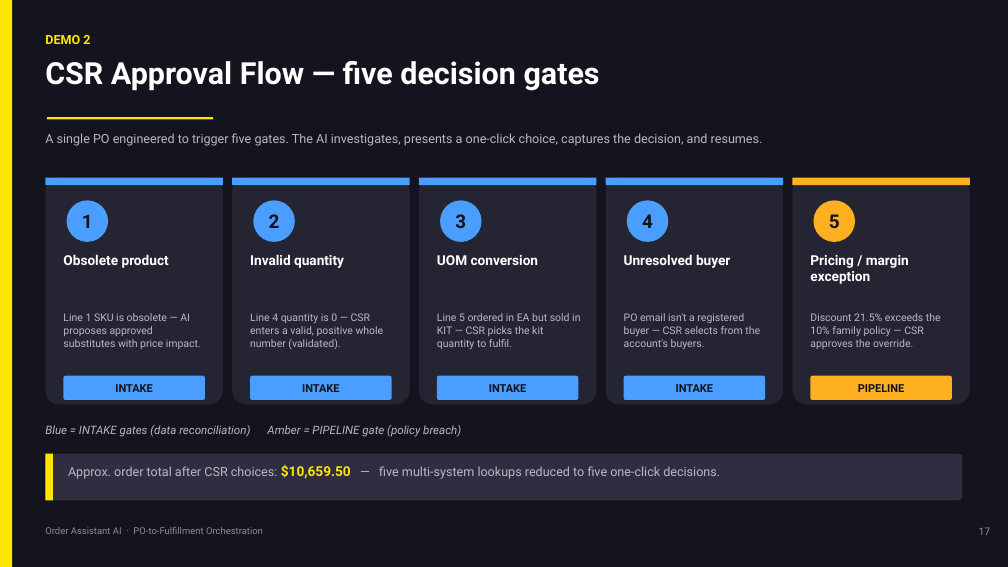
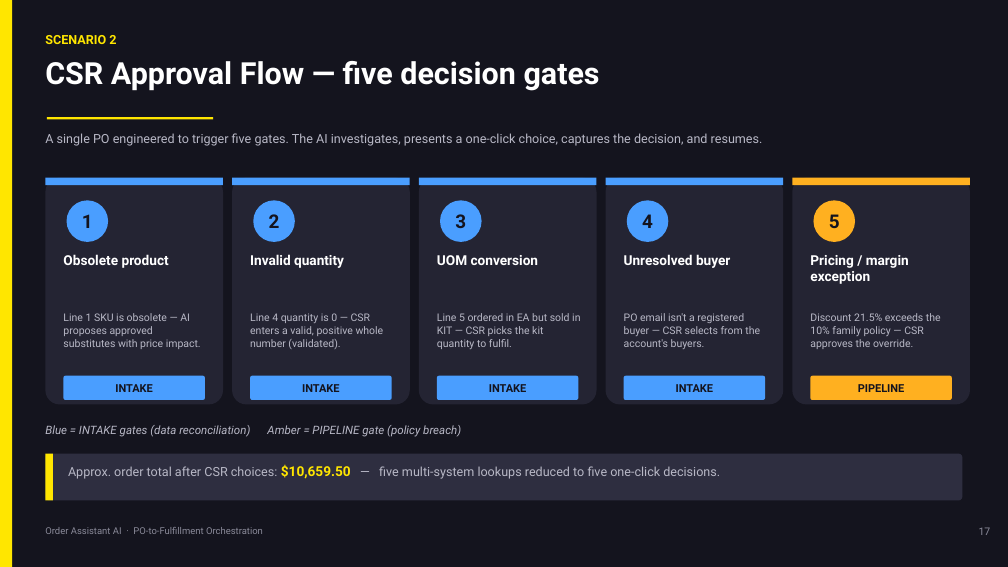
Before and after one commit to sanjayk-ey/pofullfilmentpoc, a slide deck: slide 17 of demo/PO-Fulfillment-Orchestration-Architecture.pptx. Drawn at 1008x567 pixels with LibreOffice and Linux fonts; fonts in the diff are those of the drawing. Boxes give left, top, right and bottom in pixels: in the first picture for what was removed or moved away, otherwise in the second. Text is boxed around its words. In the diff, an @@ line names an element or a change of style, - is before the commit and + after.

```diff
--- a/demo/PO-Fulfillment-Orchestration-Architecture.pptx
+++ b/demo/PO-Fulfillment-Orchestration-Architecture.pptx
@@ text at [45, 35, 116, 44]: text changed @@
-DEMO 2
+SCENARIO 2
```
Also in this commit, not shown: 8 other slides changed, 1 other file.
